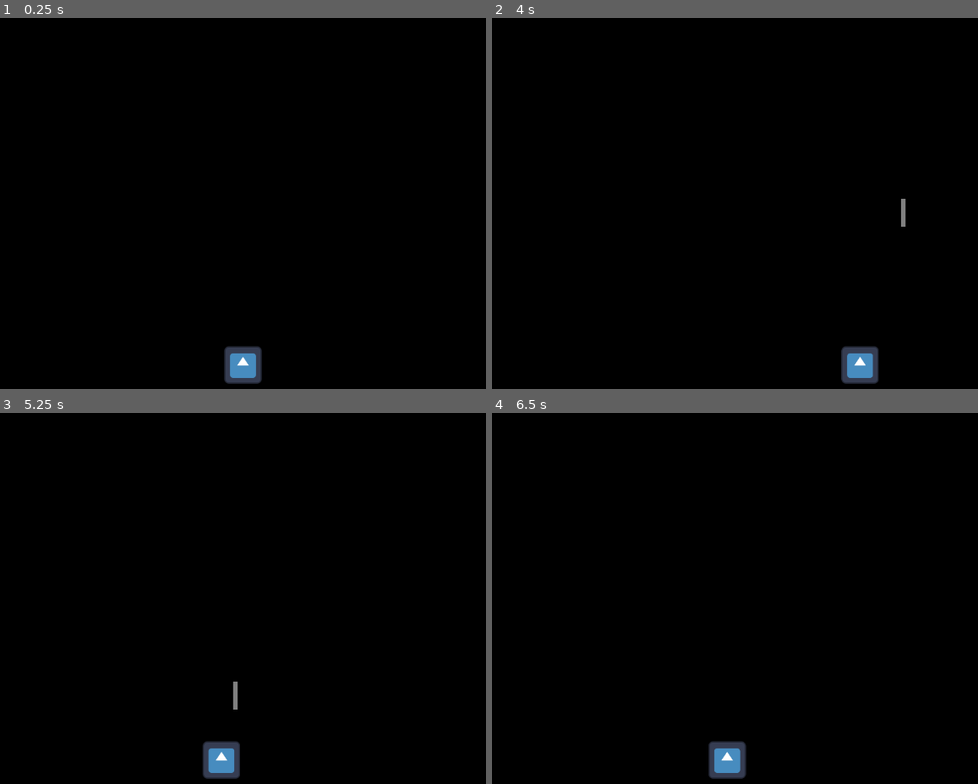
Above: before the commit, frames 1-4 (two rows, left to right).
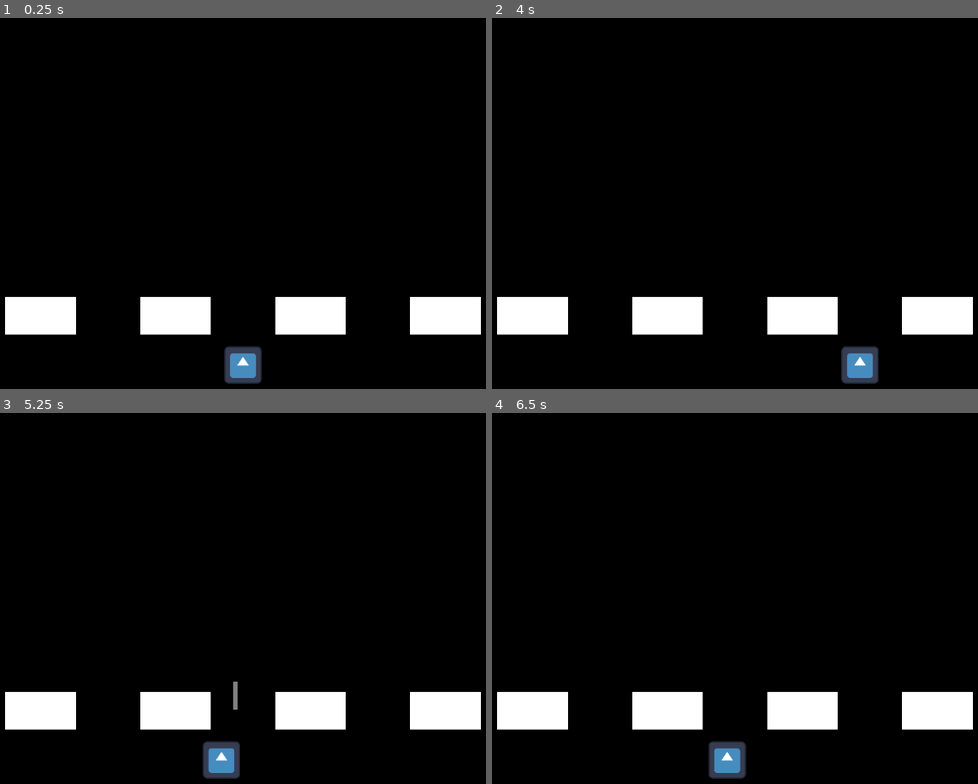
Above: after the commit, the same moments.

Repository: SolarOracle/Space-Invaders-Pizza-Party
Game: Godot game, scene res://Scenes/test_scene.tscn
Same seed, same stepped clock (60 frames per second), same inputs: the game is played once before the commit and once after it. The engine's default icon, where the game draws it, is replaced by a stand-in: a white triangle on a blue panel in a dark square.
Inputs:
- Up to frame 1 (0.25 s): no input
- Up to frame 2 (4 s): tap Enter at 0.5 s; hold D (move_right) 0.53-1.28 s; tap Space (shoot) every 0.75 s from 0.6 to 3.6 s; hold A (move_left) 1.28-2.03 s; hold D (move_right) 2.03-3.53 s; hold A (move_left) from 3.53 s (still down)
- Up to frame 3 (5.25 s): keep holding A (move_left); tap Space (shoot) at 4.35, 5.1 s
- Up to frame 4 (6.5 s): release A (move_left) at 5.78 s; hold D (move_right) from 5.78 s (still down); tap Space (shoot) at 5.85 s

The runs differ from the first frame. In frame 1, 6.0% of the frame differs, in the area x 1-99%, y 75-86%; in frame 2, 6.1%, in the area x 1-99%, y 48-86%; in frame 3, 6.0%; in frame 4, 6.0%.

Commit message:
Added Blocks

Diff:
--- a/Scenes/beam.tscn
+++ b/Scenes/beam.tscn
@@ -9,7 +9,7 @@
 [node name="Beam" type="CharacterBody2D"]
 scale = Vector2(1, 1.5)
 collision_layer = 2
-collision_mask = 14
+collision_mask = 30
 script = ExtResource("1_yv5d5")
 speed = 400.0
 
--- /dev/null
+++ b/Scenes/block.tscn
@@ -0,0 +1,19 @@
+[gd_scene load_steps=4 format=3 uid="uid://bdwlh0kelrt81"]
+
+[ext_resource type="Texture2D" uid="uid://dispjiyuliyaw" path="res://Sprites/Block.png" id="1_5lbbp"]
+[ext_resource type="Script" path="res://Scripts/block.gd" id="1_vjdrk"]
+
+[sub_resource type="RectangleShape2D" id="RectangleShape2D_kprea"]
+size = Vector2(64, 64)
+
+[node name="Block" type="StaticBody2D"]
+scale = Vector2(1.88, 1)
+collision_layer = 16
+collision_mask = 2
+script = ExtResource("1_vjdrk")
+
+[node name="Sprite2D" type="Sprite2D" parent="."]
+texture = ExtResource("1_5lbbp")
+
+[node name="CollisionShape2D" type="CollisionShape2D" parent="."]
+shape = SubResource("RectangleShape2D_kprea")
--- a/Scenes/test_scene.tscn
+++ b/Scenes/test_scene.tscn
@@ -1,6 +1,7 @@
-[gd_scene load_steps=4 format=3 uid="uid://cki7ah6tp0bq4"]
+[gd_scene load_steps=5 format=3 uid="uid://cki7ah6tp0bq4"]
 
 [ext_resource type="PackedScene" uid="uid://cn7l07gfr6vmc" path="res://Scenes/player_test.tscn" id="1_m1o75"]
+[ext_resource type="PackedScene" uid="uid://bdwlh0kelrt81" path="res://Scenes/block.tscn" id="2_3lgnt"]
 
 [sub_resource type="RectangleShape2D" id="RectangleShape2D_tagr6"]
 size = Vector2(1166, 60)
@@ -15,7 +16,9 @@
 collision_mask = 8
 
 [node name="BoundsUp" type="StaticBody2D" parent="."]
+scale = Vector2(1, 0.995166)
 collision_layer = 8
+collision_mask = 3
 
 [node name="CollisionShape2D" type="CollisionShape2D" parent="BoundsUp"]
 position = Vector2(573, -20)
@@ -35,3 +38,17 @@
 [node name="CollisionShape2D" type="CollisionShape2D" parent="BoundsRight"]
 position = Vector2(-1.5, 316.5)
 shape = SubResource("RectangleShape2D_qyak5")
+
+[node name="Blocks" type="Node" parent="."]
+
+[node name="Block" parent="Blocks" instance=ExtResource("2_3lgnt")]
+position = Vector2(230.4, 523)
+
+[node name="Block2" parent="Blocks" instance=ExtResource("2_3lgnt")]
+position = Vector2(460.8, 523)
+
+[node name="Block3" parent="Blocks" instance=ExtResource("2_3lgnt")]
+position = Vector2(691.2, 523)
+
+[node name="Block4" parent="Blocks" instance=ExtResource("2_3lgnt")]
+position = Vector2(921.6, 523)
--- a/Scripts/beam.gd
+++ b/Scripts/beam.gd
@@ -12,6 +12,9 @@
 
 	if (collision):
 		var collider = collision.get_collider()
+		if collider.collision_layer != 8:
+			print(str(collider.collision_layer))
+			collider.hit()
 		hit()
 
 func hit():
--- /dev/null
+++ b/Scripts/block.gd
@@ -0,0 +1,26 @@
+extends StaticBody2D
+
+@export var max_health : int = 10
+
+var current_health: int = max_health
+
+func hit():
+	current_health = current_health - 1
+	if current_health < 0:
+		current_health = 0
+	if current_health == 0:
+		destroy()
+	change_color()
+
+func destroy():
+	queue_free()
+
+func change_color():
+	if current_health < 9 and current_health > 6:
+		modulate = Color(0.678431, 1, 0.184314, 1)
+	elif current_health < 7 and current_health > 4:
+		modulate = Color(1, 1, 0, 1)
+	elif current_health < 5 and current_health > 2:
+		modulate = Color(1, 0.270588, 0, 1)
+	elif current_health < 3 and current_health > 0:
+		modulate = Color(1, 0, 0, 1)
--- a/project.godot
+++ b/project.godot
@@ -46,6 +46,7 @@
 2d_physics/layer_2="Projectiles"
 2d_physics/layer_3="Enemies"
 2d_physics/layer_4="Bounds"
+2d_physics/layer_5="Blocks"
 
 [rendering]
 
Binary file added: Sprites/Block.png
Not shown, added: Sprites/Block.png.import
